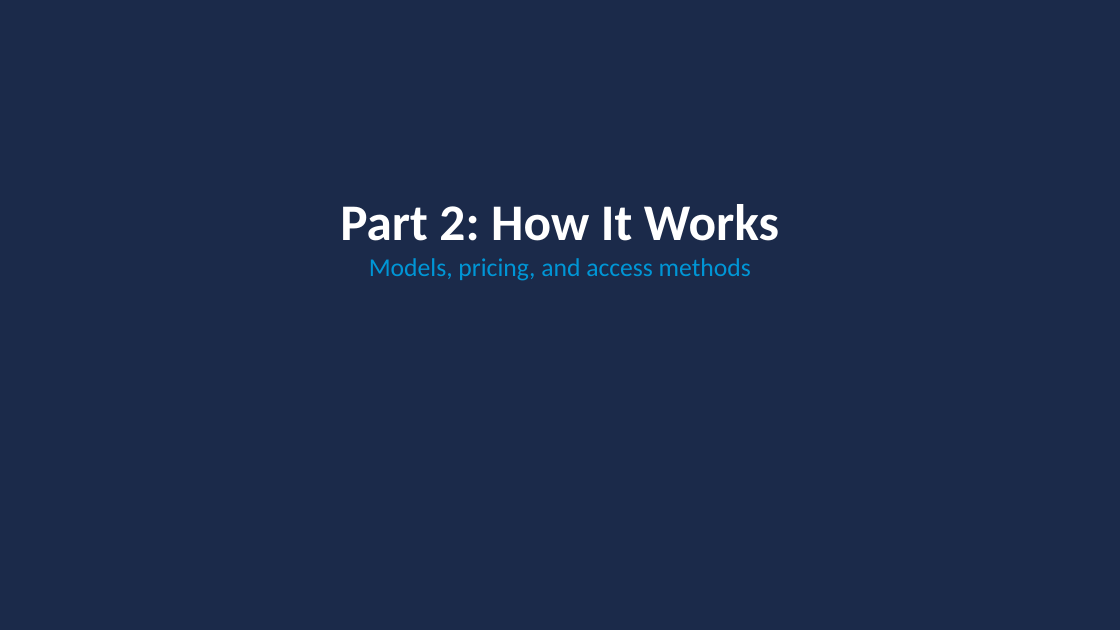
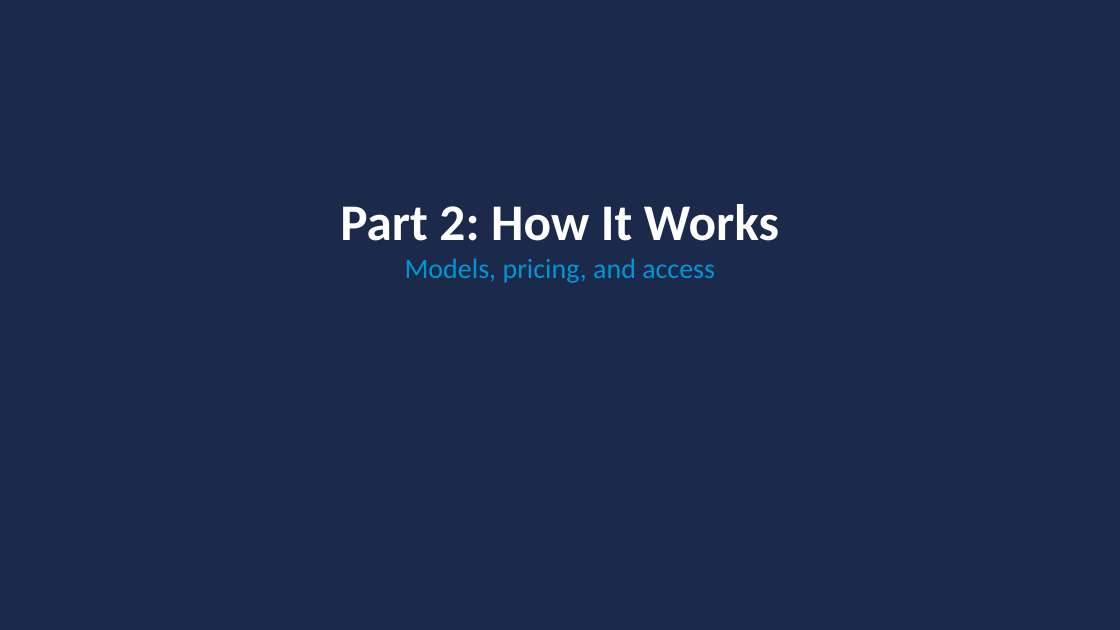
Before and after one commit to toroleapinc/cut-the-crap, a slide deck: slide 5 of general/cut-the-crap-general.pptx (slide 6 before the commit). Drawn at 1120x630 pixels with LibreOffice and Linux fonts; fonts in the diff are those of the drawing. Boxes give left, top, right and bottom in pixels: in the first picture for what was removed or moved away, otherwise in the second. Text is boxed around its words. In the diff, an @@ line names an element or a change of style, - is before the commit and + after.

```diff
--- a/general/cut-the-crap-general.pptx
+++ b/general/cut-the-crap-general.pptx
@@ text at <box>405,258,715,283</box>: text changed; size 22 to 24 pt @@
-Models, pricing, and access methods
+Models, pricing, and access
```
Also in this commit, not shown: 15 other slides changed, 9 slides added, 12 slides removed, 1 other file.
